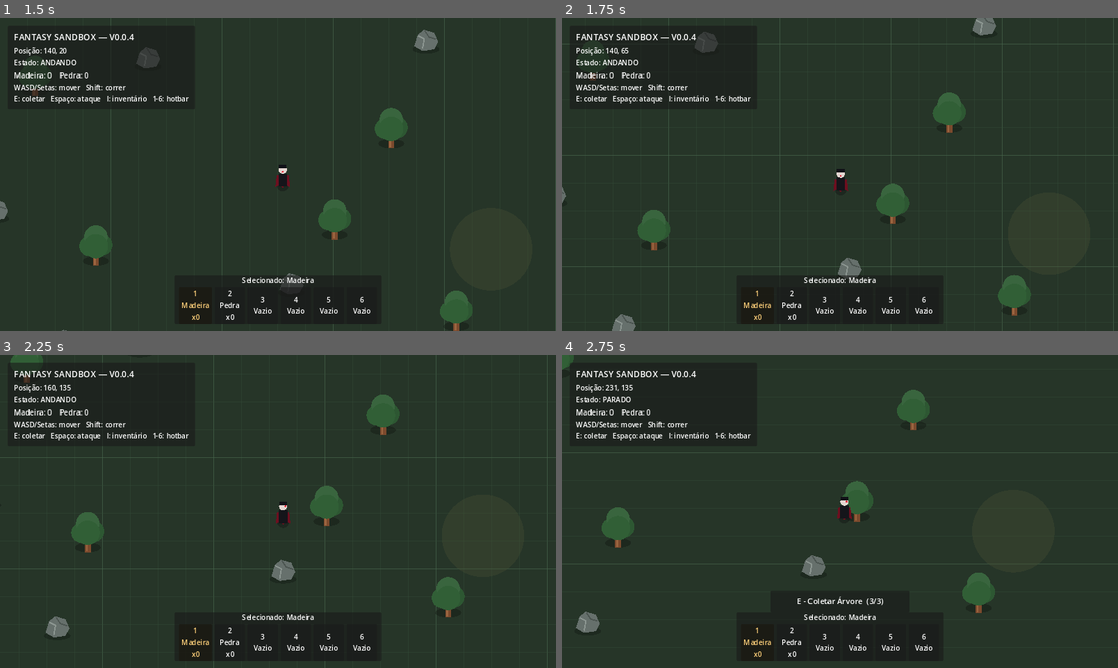
Above: before the commit, frames 1-4 (two rows, left to right).
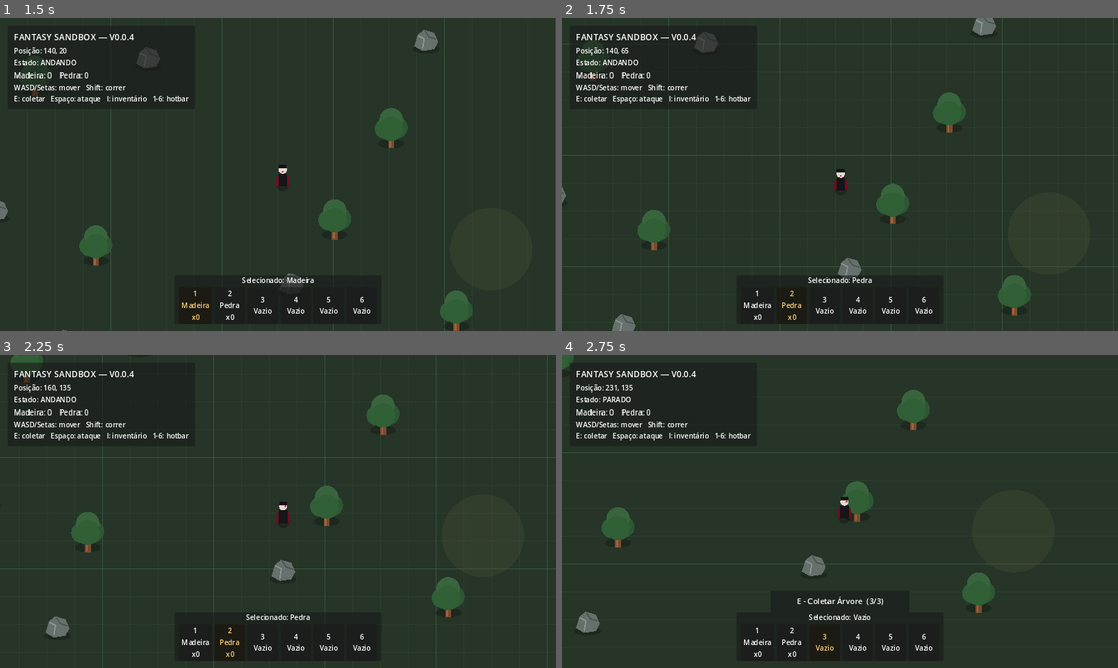
Above: after the commit, the same moments.

Repository: janduyankiingles-ops/Fantasy-Sandbox
Game: Godot game, scene res://scenes/main.tscn
The game is run twice, just before and just after one commit, with the same random seed, the same clock (stepped at 60 frames per second) and the same inputs.
Inputs:
- Up to frame 1 (1.5 s): tap Enter at 0.5 s; hold D 0.53-1.28 s; tap I at 0.6, 1.25 s; tap Space at 0.77 s; tap 1 at 0.8, 1.35 s; hold S from 1.28 s (still down)
- Up to frame 2 (1.75 s): keep holding S; tap Space at 1.52 s; tap 2 at 1.55 s
- Up to frame 3 (2.25 s): release S at 2.03 s; hold D from 2.03 s (still down); tap 2 at 2.1 s
- Up to frame 4 (2.75 s): keep holding D; tap 3 at 2.3 s

Frame 1 is identical in both runs. In frame 2, 0.3% of the frame differs, in the area x 32-57%, y 82-97%; in frame 3, 0.3%; in frame 4, 0.3%.

Commit message:
v0.0.4: add hotbar keyboard selection and sync

Diff:
--- a/scripts/main.gd
+++ b/scripts/main.gd
@@ -7,6 +7,7 @@
 @onready var interaction_panel: PanelContainer = $HUD/InteractionPanel
 @onready var interaction_label: Label = $HUD/InteractionPanel/Margin/InteractionLabel
 @onready var inventory_ui: Control = $HUD/InventoryUI as Control
+@onready var hotbar_ui: Control = $HUD/HotbarUI as Control
 
 func _ready() -> void:
 	player.connect("inventory_changed", Callable(self, "_update_inventory"))
@@ -15,8 +16,31 @@
 func _unhandled_input(event: InputEvent) -> void:
 	if event is InputEventKey:
 		var key_event: InputEventKey = event as InputEventKey
-		if key_event.pressed and not key_event.echo and key_event.keycode == KEY_I:
+		if not key_event.pressed or key_event.echo:
+			return
+
+		if key_event.keycode == KEY_I:
 			inventory_ui.call("toggle_inventory")
+			get_viewport().set_input_as_handled()
+			return
+
+		var selected_slot: int = -1
+		match key_event.keycode:
+			KEY_1:
+				selected_slot = 0
+			KEY_2:
+				selected_slot = 1
+			KEY_3:
+				selected_slot = 2
+			KEY_4:
+				selected_slot = 3
+			KEY_5:
+				selected_slot = 4
+			KEY_6:
+				selected_slot = 5
+
+		if selected_slot >= 0:
+			hotbar_ui.call("select_slot", selected_slot)
 			get_viewport().set_input_as_handled()
 
 func _process(_delta: float) -> void:
@@ -45,4 +69,6 @@
 
 	var wood_amount: int = int(player.call("get_inventory_amount", "wood"))
 	var stone_amount: int = int(player.call("get_inventory_amount", "stone"))
+
 	inventory_ui.call("refresh_inventory", wood_amount, stone_amount)
+	hotbar_ui.call("refresh_hotbar", wood_amount, stone_amount)
